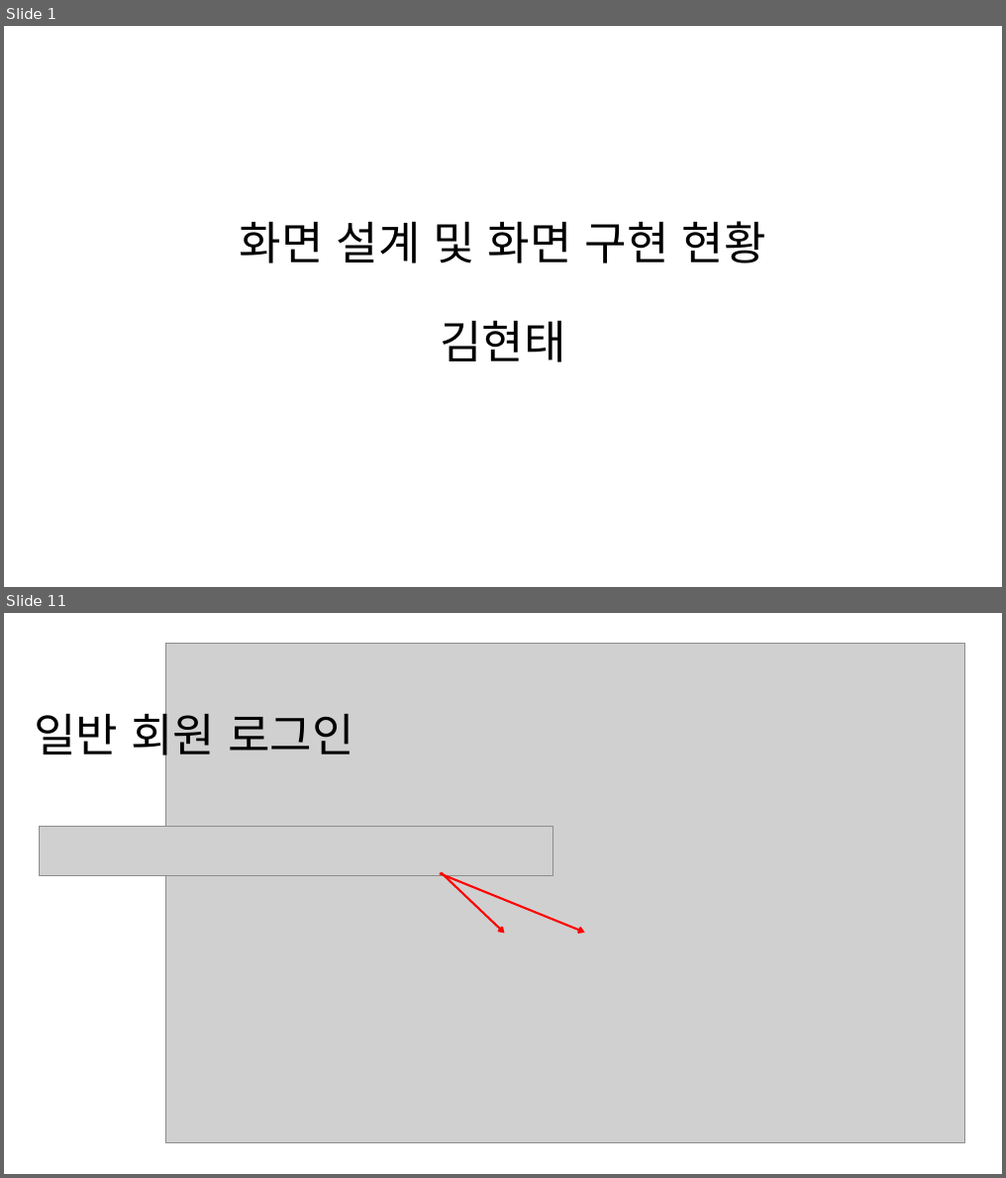
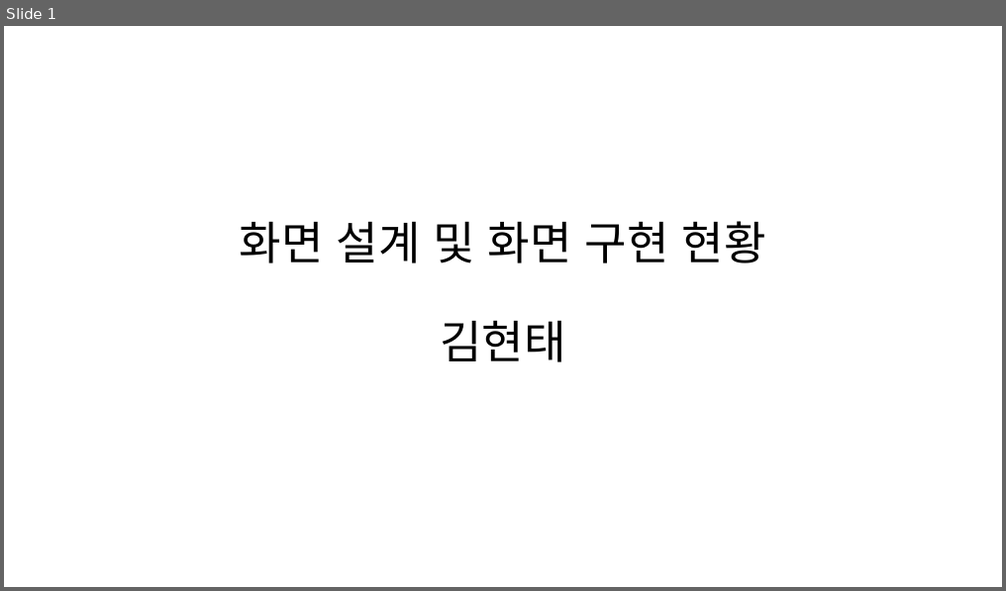
Before and after one commit to ezenteam2/TripMate, a slide deck: 0130현태.pptx. Shown one above the other, each under a label of ours: slides 1 and 11 before the commit, slide 1 after it; the slides between them are not shown. The pictures are 1006x1178 and 1006x591 pixels, drawn with LibreOffice and Linux fonts; fonts in the diff are those of the drawing; grey boxes stand for pictures. Boxes give left, top, right and bottom in pixels: in the first picture for what was removed or moved away, otherwise in the second. Text is boxed around its words. In the diff, an @@ line names an element or a change of style, - is before the commit and + after.

```diff
--- a/0130현태.pptx
+++ b/0130현태.pptx
@@ slide 11 removed at [4,613,1002,1174], background #FFFFFF @@
@@ picture removed at [165,644,965,1144] @@
@@ title removed at [34,705,353,763] @@
-일반 회원 로그인
@@ picture removed at [40,827,552,875] @@
@@ arrow removed from (440, 873) to (585, 933) @@
@@ arrow removed from (442, 872) to (505, 934) @@
```
Also in this commit, not shown: 5 slides changed, 7 slides added, 4 other slides removed.
